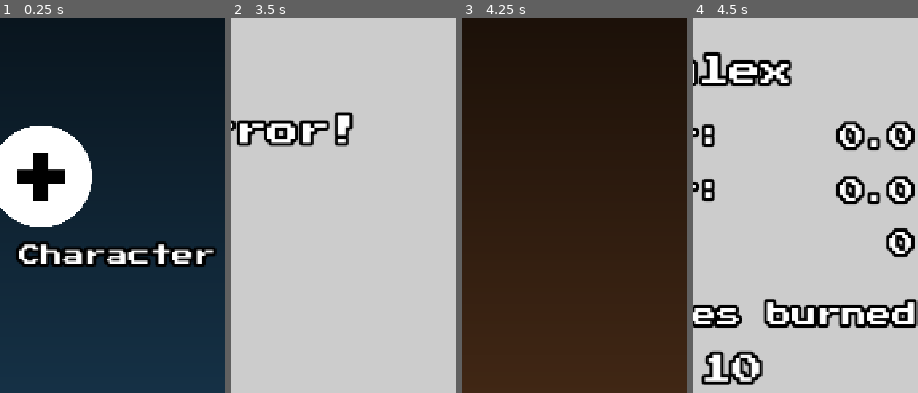
Above: before the commit, frames 1-4 (left to right).
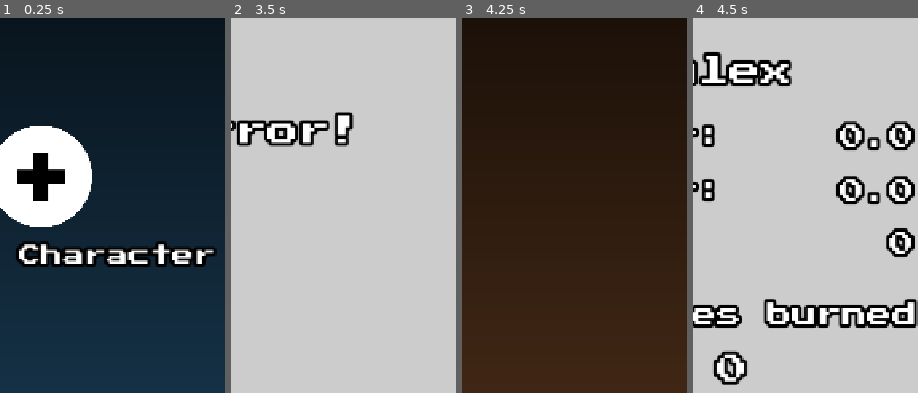
Above: after the commit, the same moments.

Repository: dimcoord/fitquest
Game: Godot game, scene res://scenes/main_scene.tscn
The game is run twice, just before and just after one commit, with the same random seed, the same clock (stepped at 60 frames per second) and the same inputs.
Inputs (mouse positions are % of the whole screen's width and height, from its top left):
- Up to frame 1 (0.25 s): no input
- Up to frame 2 (3.5 s): click "Create Character" at 0.5 s; click (50, 12) at 1.27 s; type "Alex" at 1.35 s; click (70, 86) at 2 s; click "Quests" at 2.75 s
- Up to frame 3 (4.25 s): click (50, 88) at 3.5 s
- Up to frame 4 (4.5 s): click "Stats" at 4.25 s
The pictures show only the part of the screen within x 42-92%, y 32-81%; the shares and areas given below are measured in that part.

Frames 1-3 are identical in both runs. In frame 4, 1.8% of the frame differs, in the area x 3-32%, y 88-98%.

Commit message:
fix reponses

Diff:
--- a/scenes/main_scene.tscn
+++ b/scenes/main_scene.tscn
@@ -1005,5 +1005,8 @@
 [connection signal="pressed" from="UI/InitializeForm/OKButton" to="UI" method="_on_ok_button_pressed"]
 [connection signal="pressed" from="UI/InitializeForm/CancelButton" to="UI" method="_on_cancel_button_pressed"]
 [connection signal="pressed" from="UI/QuestsForm/CancelButton" to="UI" method="_on_cancel_button_pressed"]
+[connection signal="pressed" from="UI/QuestsForm/Selections/SelectButton1" to="UI" method="_on_select_button_1_pressed"]
+[connection signal="pressed" from="UI/QuestsForm/Selections/SelectButton2" to="UI" method="_on_select_button_2_pressed"]
+[connection signal="pressed" from="UI/QuestsForm/Selections/SelectButton3" to="UI" method="_on_select_button_3_pressed"]
 [connection signal="pressed" from="UI/StatsForm/CancelButton" to="UI" method="_on_cancel_button_pressed"]
 [connection signal="request_completed" from="UI/HTTPRequest" to="UI" method="_on_http_request_request_completed"]
--- a/scripts/game_manager.gd
+++ b/scripts/game_manager.gd
@@ -11,7 +11,7 @@
 	character_data['age'] = new_age
 	character_data['bmi'] = new_bmi
 	character_data['name'] = new_name
-	character_data['calories_burned'] = 10
+	character_data['calories_burned'] = 0
 	short_char_data['bmi'] = new_bmi
 	short_char_data['height'] = new_height
 	short_char_data['weight'] = new_weight
--- a/scripts/ui.gd
+++ b/scripts/ui.gd
@@ -69,6 +69,21 @@
 		$BMILabel.visible = false
 		$BMILabel.text = str(bmi)
 
+func _on_select_button_1_pressed() -> void:
+	var text = $QuestsForm/Selections/SelectButton1/Calories.text
+	GameManager.character_data["calories_burned"] += int(text.substr(0, 3))
+	print(GameManager.character_data["calories_burned"])
+
+func _on_select_button_2_pressed() -> void:
+	var text = $QuestsForm/Selections/SelectButton2/Calories.text
+	GameManager.character_data["calories_burned"] += int(text.substr(0, 3))
+	print(GameManager.character_data["calories_burned"])
+
+func _on_select_button_3_pressed() -> void:
+	var text = $QuestsForm/Selections/SelectButton3/Calories.text
+	GameManager.character_data["calories_burned"] += int(text.substr(0, 3))
+	print(GameManager.character_data["calories_burned"])
+
 func pass_initial_data() -> void:
 	bmi = snapped($InitializeForm/Weight.value / pow($InitializeForm/Height.value / 100, 2), 0.1)
 	var sanitized_name = $InitializeForm/Name.text.replace("'", "\\'").replace("\"", "\\\"")
@@ -108,8 +123,8 @@
 		for i in count:
 			button_title[i].text = titles[i]
 			button_description[i].text = descriptions[i]
-			button_duration[i].text = durations[i]
-			button_calories[i].text = calories[i]
+			button_duration[i].text = "%s minutes" % durations[i]
+			button_calories[i].text = "%s cal" % calories[i]
 		$QuestsForm/Selections.visible = true
 
 # DO NOT TOUCH DO NOT TOUCH DO NOT TOUCH
@@ -135,7 +150,7 @@
 	var time_wib = time_utc + 25200 # 7 hours in seconds
 	return Time.get_datetime_dict_from_unix_time(time_wib)
 
-
+# LEGACY CODE
 # LEGACY CODE
 #func pass_initial_data() -> void:
 	#bmi = snapped($InitializeForm/Weight.value / pow($InitializeForm/Height.value / 100, 2), 0.1)
